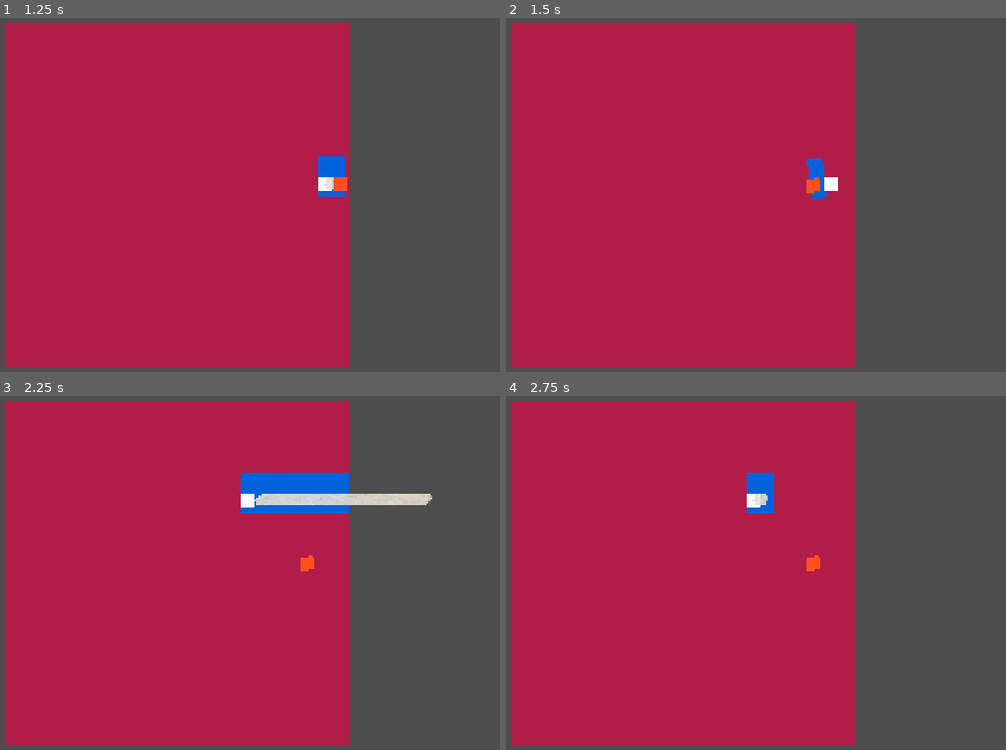
Above: before the commit, frames 1-4 (two rows, left to right).
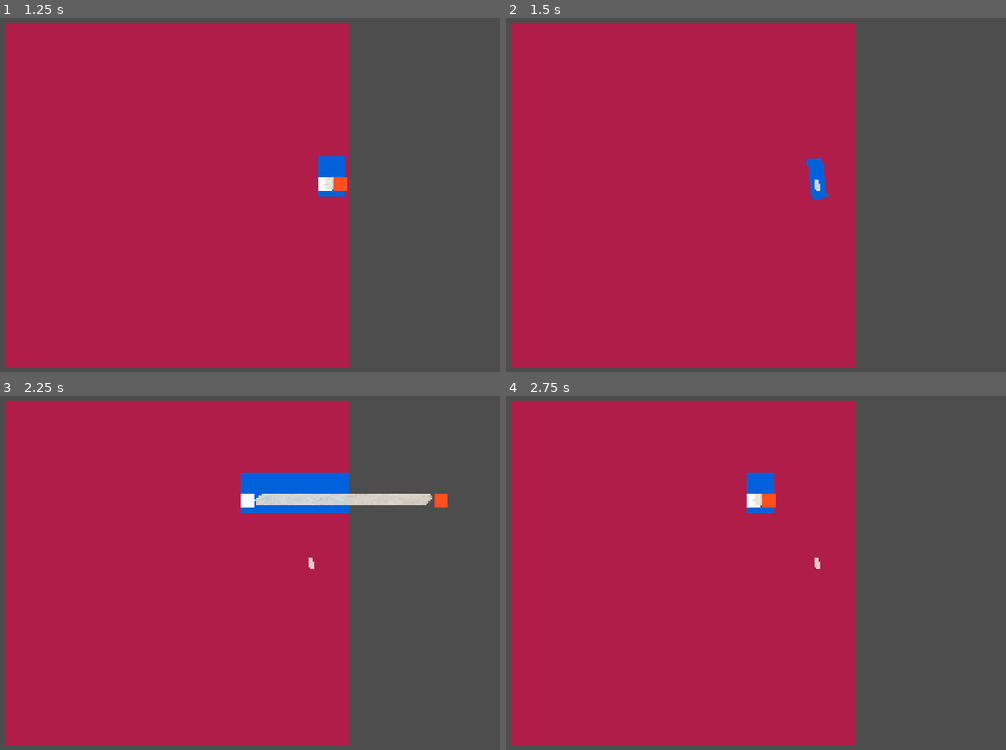
Above: after the commit, the same moments.

Repository: peterho2022/GGJ26TeamG
Game: Godot game, scene res://MuryanTest/main.tscn
The game is run twice, just before and just after one commit, with the same random seed, the same clock (stepped at 60 frames per second) and the same inputs. The engine's default icon, where the game draws it, is replaced by a stand-in: a white triangle on a blue panel in a dark square.
Inputs (mouse positions are in pixels of both pictures, inside the frame that each line leads up to):
- Up to frame 1 (1.25 s): tap Enter (commit_color) at 0.5 s; move the mouse to (320, 177) at 0.52 s; hold Enter (commit_color) from 0.53 s (still down); click (320, 177) at 0.67 s; tap Space (ui_select) at 0.77 s
- Up to frame 2 (1.5 s): release Enter (commit_color) at 1.25 s; drag from (556, 212) to (651, 269) at 1.27 s
- Up to frame 3 (2.25 s): tap Space (ui_select) at 2 s; move the mouse to (240, 491) at 2.02 s; hold Z (undo_tape) from 2.03 s (still down); click (240, 491) at 2.17 s
- Up to frame 4 (2.75 s): keep holding Z (undo_tape); tap Enter (commit_color) at 2.3 s

Frame 1 is identical in both runs. In frame 2, 0.2% of the frame differs, in the area x 60-67%, y 44-50%; in frame 3, 0.2%; in frame 4, 0.2%.

Commit message:
貼膠帶
手的顯示隱藏
上色時移除所有膠帶

Diff:
--- a/MuryanTest/canvas.gd
+++ b/MuryanTest/canvas.gd
@@ -3,6 +3,7 @@
 signal start_tape(mouse_global_position: Vector2)
 signal change_tape_length(length: float)
 signal end_tape
+signal commit_finished
 
 @export var paper_color: Color = Color(0.95, 0.94, 0.90, 1.0) # 紙色
 @export var tape_color: Color = Color(1.0, 0.92, 0.55, 1.0)   # 膠帶色
@@ -144,6 +145,7 @@
 		#Game End
 			return
 		if _state == PlaceState.IDLE:
+			commit_finished.emit()
 			await _commit_layer()
 
 
--- a/MuryanTest/decoration.gd
+++ b/MuryanTest/decoration.gd
@@ -7,6 +7,7 @@
 
 func _ready() -> void:
 	canvas.start_tape.connect(func(pos:Vector2):
+		tape_manager.show_hand_start()
 		tape_manager.place_start_point(pos)
 		tape_is_finished = false
 		)
@@ -16,8 +17,11 @@
 	canvas.end_tape.connect(func():
 		tape_is_finished = true
 		tape_manager.remove_hand_end()
+		tape_manager.hide_hand_start()
 		)
-
+	canvas.commit_finished.connect(func():
+		tape_manager.clear_tape()
+		)
 func _process(delta: float) -> void:
 	if not tape_is_finished:
 		tape_manager.set_direction()
--- a/PutTapeOnTest/show_hand_tap.gd
+++ b/PutTapeOnTest/show_hand_tap.gd
@@ -1,6 +1,5 @@
 extends Node2D
 
-const HAND_END = preload("uid://b8j7ycmpg5842")
 
 @export var tape_texture: Texture2D  # 在編輯器中拖入你的膠帶貼圖
 @onready var hand_start = $HandStart
@@ -71,4 +70,15 @@
 	#hand_end.visible = false
 
 func remove_hand_end():
-	current_tape.remove_child(hand_end)
+	hand_end.get_parent().remove_child(hand_end)
+
+func hide_hand_start():
+	hand_start.hide()
+
+func show_hand_start():
+	hand_start.show()
+
+func clear_tape():
+	for tape in get_children():
+		if tape is NinePatchRect:
+			tape.queue_free()
